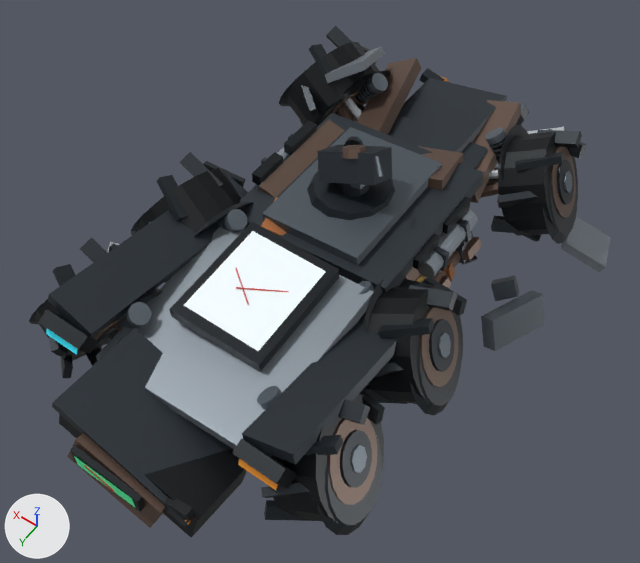
The glTF model assets/recon-rover-s/lod0/r47xs_recon_rover_d3_lod0.glb, before and after one commit.
The view is the same before and after, from a camera (50 mm lens) standing at (-2.43, 3.54, 5.64) and looking at (-0.03, 0.2, 0.38). Every picture has the same lights, and +X, +Y and +Z are marked at lower left. The first picture is the older version. Where no turn or scale is listed for an object, it has been applied to the vertices. Vertices at exactly the same position are counted once.

Names of what the first picture shows: 'CHASSIS_ARMOR_BODY', 'DEBRIS_FENDER_POS_X', 'DISPLAY_FDAI_TELEMETRY_PANEL', 'WHEEL_FL', 'WHEEL_FR', 'WHEEL_ML', 'WHEEL_MR', 'WHEEL_RL', 'WHEEL_RR', 'ZONE_FLANK_NEG_X', 'ZONE_FLANK_POS_X', 'ZONE_FRONT_BUMPER', 'ZONE_REAR_PANEL' and 20 more.
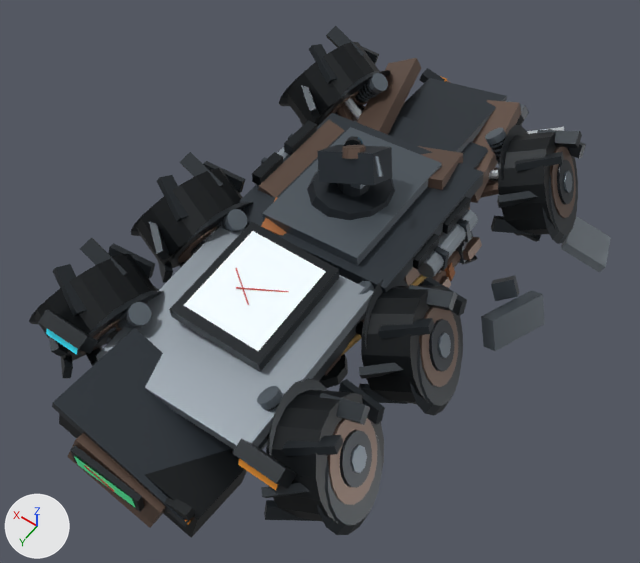
Changed parts and their boxes (x1, y1, x2, y2) in the pictures (640 x 563 px):
'ZONE_FRONT_BUMPER', reshaped (16% narrower, 8% shorter)
    before: (325, 46, 529, 203)
    after: (357, 58, 529, 203)
'DEBRIS_FENDER_POS_X', no longer drawn (mostly hidden)
    before: (107, 242, 119, 253)
part 1 of me_mesh_13, deleted
    before: (325, 46, 385, 83)
part 2 of me_mesh_15, deleted
    before: (242, 279, 433, 465)
part 3 of me_mesh_16, deleted
    before: (48, 171, 248, 338)
'WHEEL_RR', unchanged, uncovered by the edit
    both: (29, 238, 163, 378)

The change, as a list of edits to the scene's bpy script:
```text
Change me_mesh_13:
    used by ob_zone_front_bumper; location = (0.0, 0.0, 0.56)
    remove me_mesh_13.from_pydata(...)  # 104 vertices, 156 faces; spans x -0.69..1.02, y -2.39..-0.9, z -0.47..0.6
    add me_mesh_13.from_pydata(...)  # 96 vertices, 144 faces; spans x -0.69..0.72, y -2.39..-0.9, z -0.47..0.3
    me_mesh_13 part 1: the loose piece of 8 vertices spanning x 0.58..1.02, y -1.81..-1.15, z 0.16..0.6 is deleted
Change me_mesh_15:
    used by ob_zone_flank_neg_x; location = (0.0, 0.0, 0.56)
    remove me_mesh_15.from_pydata(...)  # 188 vertices, 316 faces; spans x -0.99..-0.31, y -0.86..1.91, z -0.22..0.57
    add me_mesh_15.from_pydata(...)  # 180 vertices, 304 faces; spans x -0.98..-0.31, y -0.86..1.91, z -0.22..0.48
    me_mesh_15 part 2: the loose piece of 8 vertices spanning x -0.99..-0.61, y 0.05..1.79, z 0.09..0.57 is deleted
Change me_mesh_16:
    used by ob_zone_flank_pos_x; location = (0.0, 0.0, 0.56)
    remove me_mesh_16.from_pydata(...)  # 188 vertices, 316 faces; spans x 0.31..0.99, y -0.86..1.91, z -0.22..0.57
    add me_mesh_16.from_pydata(...)  # 180 vertices, 304 faces; spans x 0.31..0.98, y -0.86..1.91, z -0.22..0.48
    me_mesh_16 part 3: the loose piece of 8 vertices spanning x 0.61..0.99, y 0.05..1.79, z 0.09..0.57 is deleted
Change ob_debris_fender_pos_x:
    ob_debris_fender_pos_x: bpy.data.objects.new('DEBRIS_FENDER_POS_X', me_mesh_20) -> bpy.data.objects.new('DEBRIS_FENDER_POS_X', None)
```
